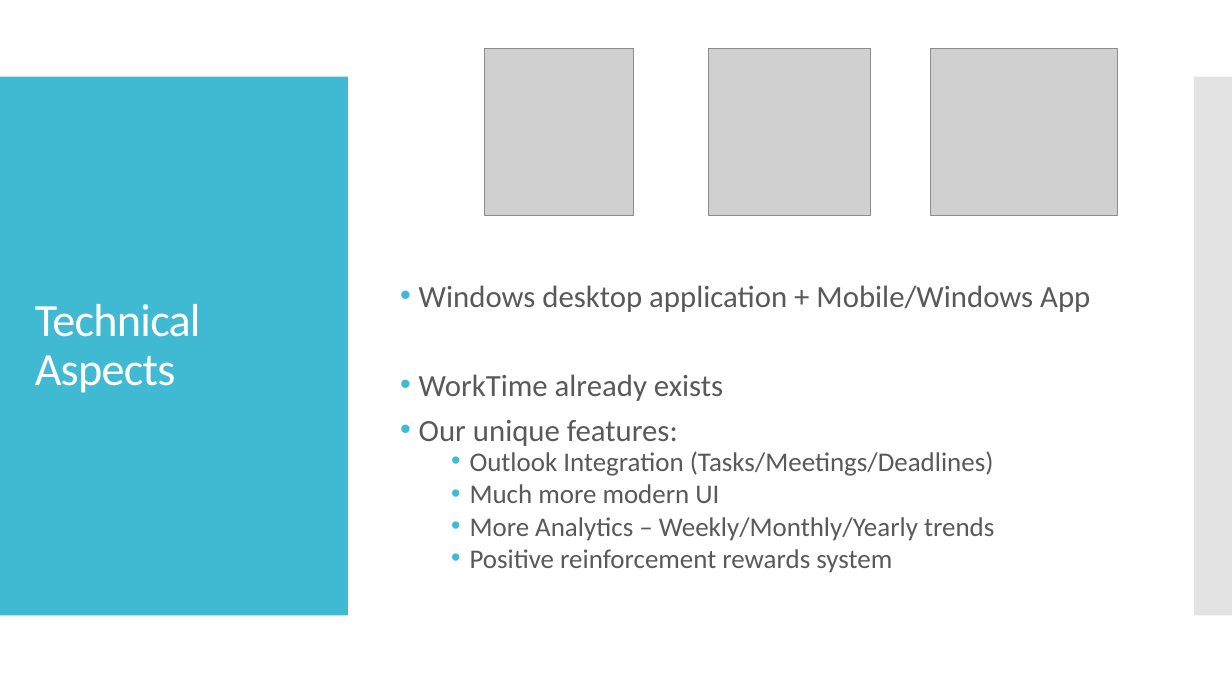
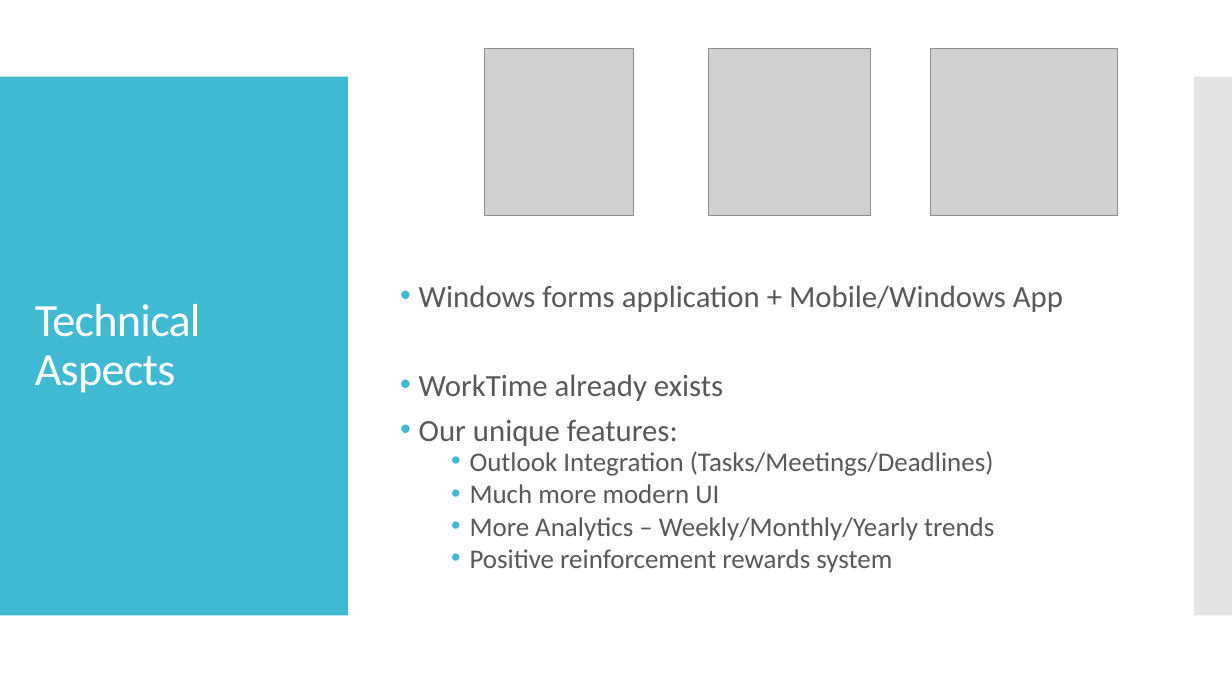
Before and after one commit to SaviMohan/Timekeeper, a slide deck: slide 5 of Planning/Timekeeper.pptx. Drawn at 1232x693 pixels with LibreOffice and Linux fonts; fonts in the diff are those of the drawing; grey boxes stand for pictures. Boxes give left, top, right and bottom in pixels: in the first picture for what was removed or moved away, otherwise in the second. Text is boxed around its words. In the diff, an @@ line names an element or a change of style, - is before the commit and + after.

```diff
--- a/Planning/Timekeeper.pptx
+++ b/Planning/Timekeeper.pptx
@@ text at [419,285,1063,312]: text changed @@
-• Windows desktop application + Mobile/Windows App
+• Windows forms application + Mobile/Windows App
```
Also in this commit, not shown: 3 other slides changed, 4 other files.
